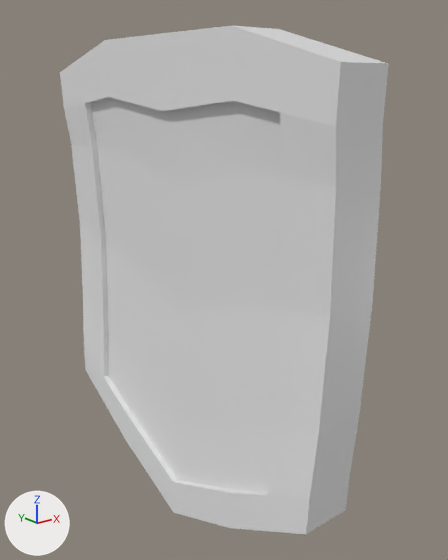
A saved change to the Blender file Assets/Models/LevelObjects/Entities/Items/Shield/shield.blend.
Camera for both pictures: a camera (50 mm lens) standing at (-1.74, -2.47, 0.78) and looking at (0.13, -0.14, -0.15). The axes (+X, +Y, +Z) are drawn at lower left. The lights are the same throughout.
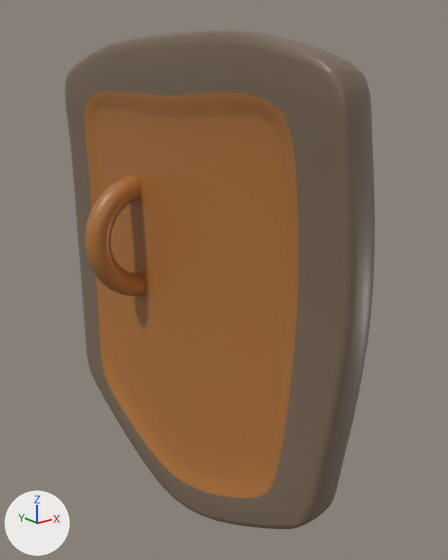
What the commit changed:
Picture 'shield_albedo.png' (img_shield_albedo_png) is new.
In material 'Material' (mat_material), base_color is no longer (0.8, 0.8, 0.8), white #e7e7e7.
In material 'Material' (mat_material), texture is now set to img_shield_albedo_png.
me_cube is used by ob_cube; location (0.0, 0.0, 0.0).
me_cube had 154 vertices, 152 faces and spanned x -0.12..0.17, y -1.05..1.05, z -1.5..1.0.
me_cube now has 442 vertices, 428 faces and spans x -0.36..0.17, y -1.11..1.11, z -1.5..1.0.
me_cube part 1: a new loose piece of 288 vertices spanning x -0.36..-0.02, y 0.31..0.46, z -0.34..0.34, in mat_material (picture img_shield_albedo_png).
Part 2, on me_cube:
11 vertices in x -0.12..0.15, y 0.5..1.04, z -0.63..0.65 move by (0.0, 0.02, 0.0).
9 vertices in x -0.12..0.13, y 0.5..1.01, z -0.82..0.69 move by (0.0, 0.01, 0.0).
4 vertices in x -0.08..0.17, y 0.76, z -0.09 move by (0.0, 0.06, 0.0).
3 vertices in x -0.09..0.15, y 1.03, z 0.45 move by (0.0, 0.05, 0.0).
3 vertices in x -0.1..0.15, y 1.02, z -0.52 move by (0.0, 0.04, 0.0).
3 vertices in x -0.08..0.17, y 1.03, z -0.04 move by (0.0, 0.08, 0.0).
2 vertices move from x -0.06..0.15, y 0.77, z 0.45 to x -0.06..0.15, y 0.8, z 0.45.
Part 3, on me_cube:
11 vertices in x -0.12..0.15, y -1.04..-0.5, z -0.63..0.65 move by (0.0, -0.02, 0.0).
9 vertices in x -0.12..0.13, y -1.01..-0.5, z -0.82..0.69 move by (0.0, -0.01, 0.0).
4 vertices in x -0.08..0.17, y -0.76, z -0.09 move by (0.0, -0.06, 0.0).
3 vertices in x -0.1..0.15, y -1.02, z -0.52 move by (0.0, -0.04, 0.0).
3 vertices in x -0.09..0.15, y -1.03, z 0.45 move by (0.0, -0.05, 0.0).
3 vertices in x -0.08..0.17, y -1.03, z -0.04 move by (0.0, -0.08, 0.0).
2 vertices move from x -0.06..0.15, y -0.77, z 0.45 to x -0.06..0.15, y -0.8, z 0.45.
me_cube part 4: 152 kept faces spanning x -0.12..0.17, y -1.11..1.11, z -1.5..1.0 are now shaded smooth.
Object 'Cube' (ob_cube) gains a SUBSURF modifier named 'Subdivision'.

Pixel boxes (x1, y1, x2, y2) of what changed, in the pictures (448 x 560 px; the box of a moved part takes in the faces that stretch with it):
'Cube', surface changed, reshaped, modifiers changed (grey to brown): before (60, 26, 389, 534); after (65, 30, 375, 529)
part 1 of me_cube, added (brown): after (85, 175, 145, 296)
part 2 of me_cube, moved or reshaped: before (60, 40, 180, 425); after (65, 52, 180, 406)
part 3 of me_cube, moved or reshaped: before (169, 26, 389, 534); after (169, 43, 375, 526)
part 4 of me_cube, shading changed: before (104, 26, 388, 531); after (67, 30, 361, 529)
